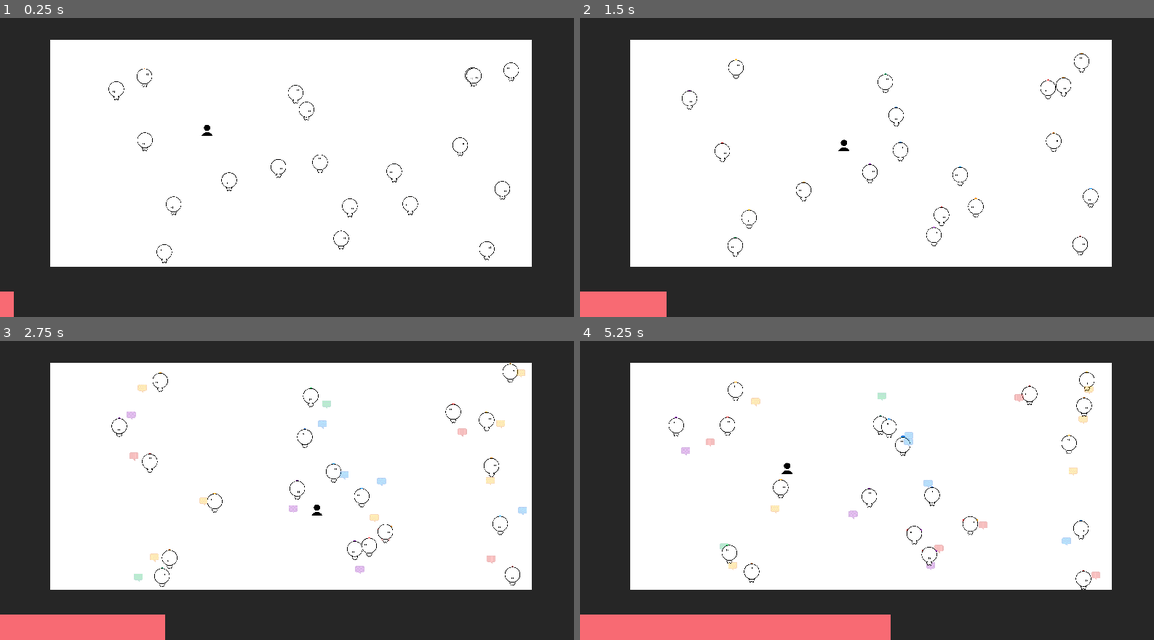
Above: before the commit, frames 1-4 (two rows, left to right).
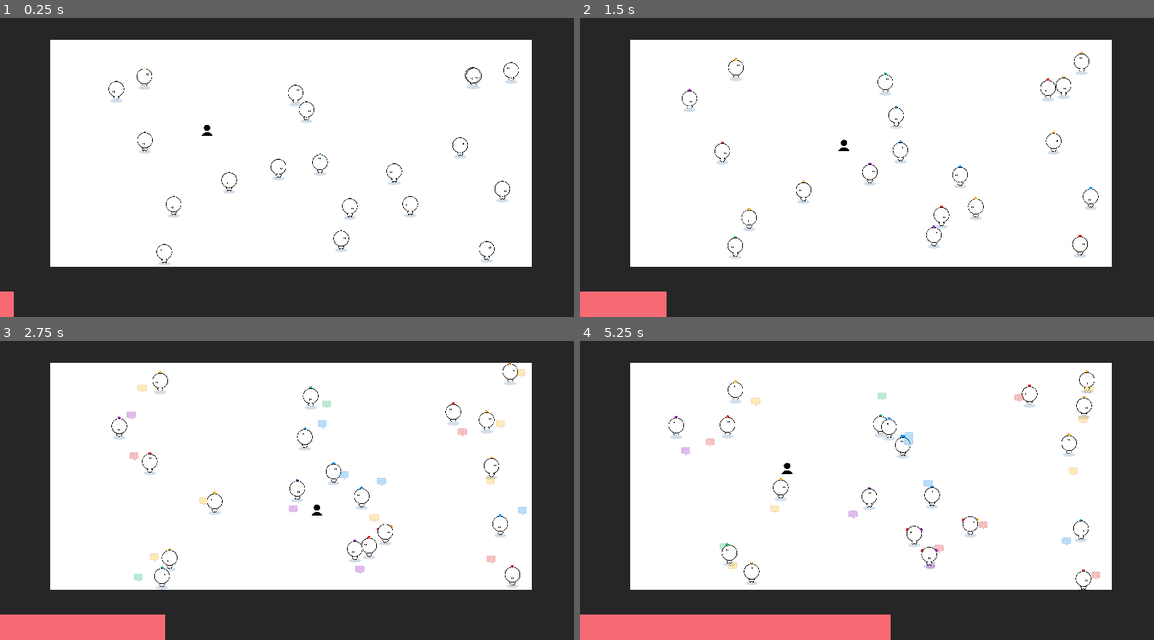
Above: after the commit, the same moments.

Repository: haihala/mankind-knew
Game: Godot game, scene res://world.tscn
Two runs of this game, one before a commit and one after it. Both use one fixed random seed, a clock stepped at 60 frames per second and the inputs below.
Inputs:
- Up to frame 1 (0.25 s): no input
- Up to frame 2 (1.5 s): hold D (move_right) 0.53-1.28 s; hold S (move_down) from 1.28 s (still down)
- Up to frame 3 (2.75 s): release S (move_down) at 2.03 s; hold D (move_right) from 2.03 s (still down)
- Up to frame 4 (5.25 s): release D (move_right) at 2.78 s; hold W (move_up) 2.78-3.53 s; hold A (move_left) 3.53-5.03 s; hold S (move_down) from 5.03 s (still down)

The runs differ from the first frame. In frame 1, 0.4% of the frame differs, in the area x 19-91%, y 14-83%; in frame 2, 0.5%, in the area x 17-91%, y 11-81%; in frame 3, 0.5%; in frame 4, 0.5%.

Commit message:
Adjust npc head rendering + add shadow (buggy)

Diff:
--- a/godot-project/npc.tscn
+++ b/godot-project/npc.tscn
@@ -9,6 +9,8 @@
 [ext_resource type="Texture2D" uid="uid://ba3wxfij1bv6p" path="res://head-back.png" id="7_n08ip"]
 [ext_resource type="Texture2D" uid="uid://cywgpxoqroo1y" path="res://head-front.png" id="8_y7txn"]
 [ext_resource type="Texture2D" uid="uid://d4l8cmg46qquc" path="res://eyes.png" id="9_b2x7f"]
+[ext_resource type="Texture2D" uid="uid://c38c532l01bxn" path="res://head-outline.png" id="9_occuo"]
+[ext_resource type="Texture2D" uid="uid://bjathuci5lsn1" path="res://shadow.png" id="10_ohbyq"]
 
 [sub_resource type="SpriteFrames" id="SpriteFrames_tlt4c"]
 animations = [{
@@ -100,7 +102,7 @@
 rotation = 2.61799
 script = ExtResource("4_ggpmd")
 border_thickness = 0.2
-offset = 14.0
+offset = 16.0
 max_size = 30.0
 dead_angle = 2.094
 
@@ -165,9 +167,23 @@
 autostart = true
 
 [node name="Head-front" type="Sprite2D" parent="."]
+self_modulate = Color(1, 1, 1, 0.501961)
 z_index = 10
 scale = Vector2(0.08, 0.08)
 texture = ExtResource("8_y7txn")
+
+[node name="Head-outline" type="Sprite2D" parent="."]
+z_index = 10
+scale = Vector2(0.08, 0.08)
+texture = ExtResource("9_occuo")
+
+[node name="Shadow" type="Sprite2D" parent="."]
+z_index = -1000
+z_as_relative = false
+position = Vector2(0, 3)
+scale = Vector2(0.08, 0.08)
+texture = ExtResource("10_ohbyq")
+offset = Vector2(0, 250)
 
 [node name="CollisionShape2D" type="CollisionShape2D" parent="."]
 position = Vector2(0, 2.75)
Binary file added: godot-project/head-outline.png
Not shown, added: godot-project/head-outline.png.import
Not shown: 1 places in godot-project/npc.tscn that only renumber resources
Binary file added: godot-project/shadow.png
Not shown, added: godot-project/shadow.png.import
Not shown: 1 places in godot-project/world.tscn that only renumber resources
Not shown, added: art/head-outline.png
